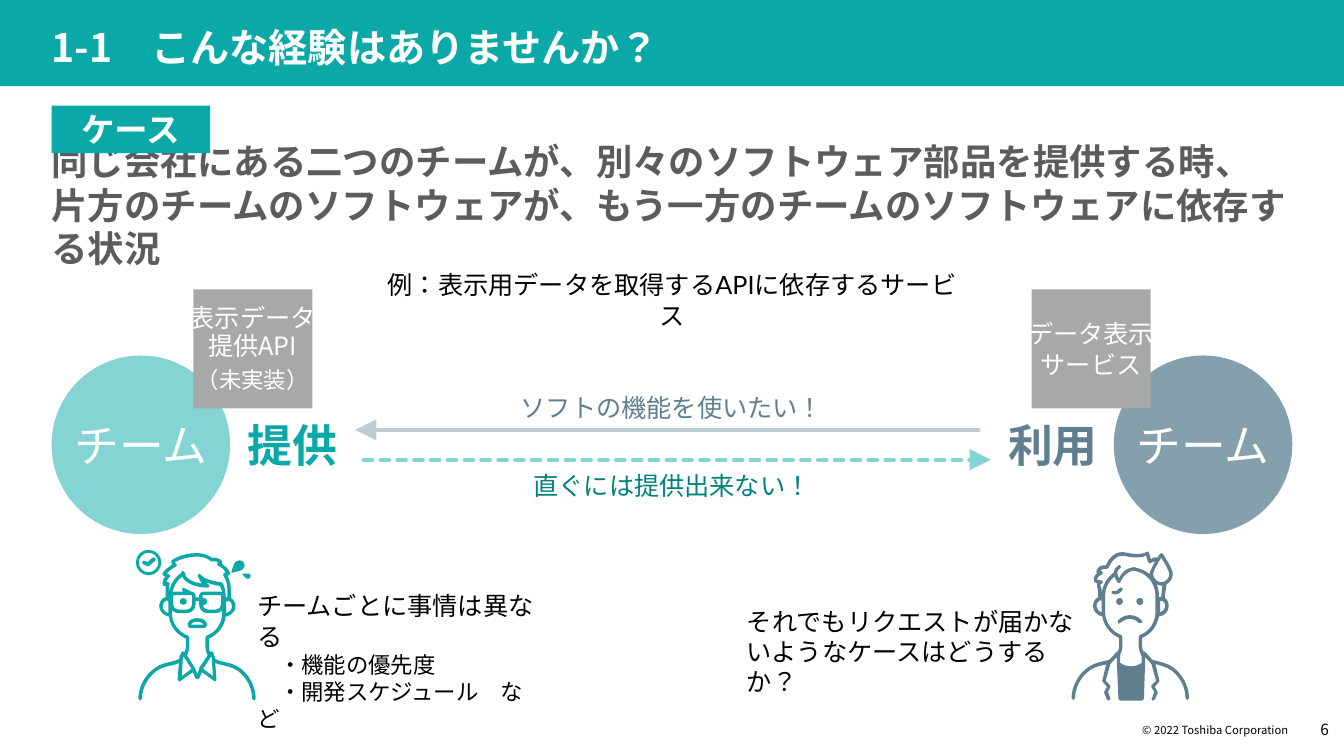
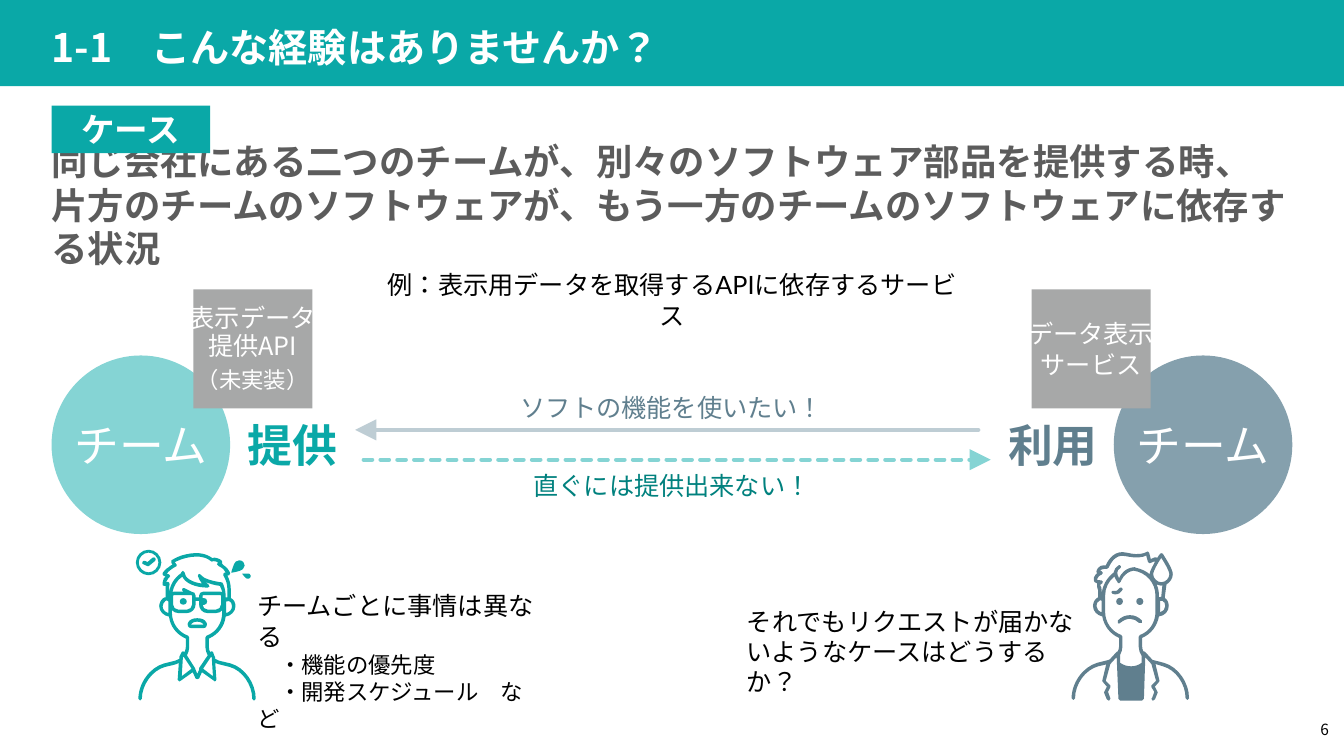
Before and after one commit to ystk/InnerSourceLearningPath-Presentation, a slide deck: slide 6 of InnerSource Learning Path-ja.pptx. Drawn at 1344x756 pixels with LibreOffice and Linux fonts; fonts in the diff are those of the drawing. Boxes give left, top, right and bottom in pixels: in the first picture for what was removed or moved away, otherwise in the second. Text is boxed around its words. In the diff, an @@ line names an element or a change of style, - is before the commit and + after.

```diff
--- a/InnerSource Learning Path-ja.pptx
+++ b/InnerSource Learning Path-ja.pptx
@@ text removed at box(1154, 725, 1288, 737) @@
-© 2022 Toshiba Corporation
```
Also in this commit, not shown: 76 other slides changed.
